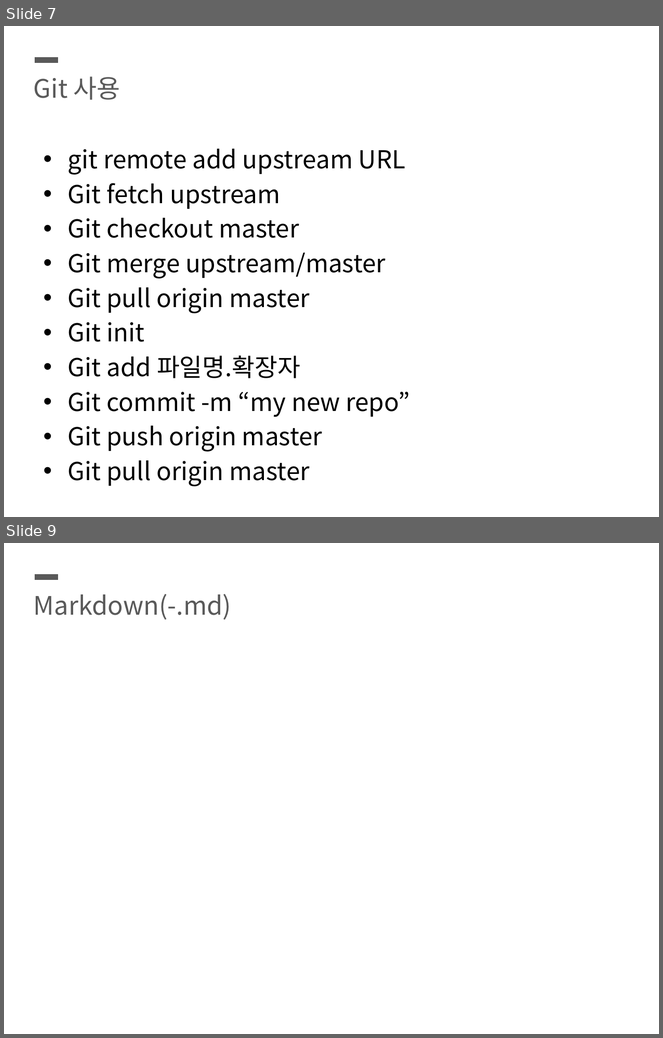
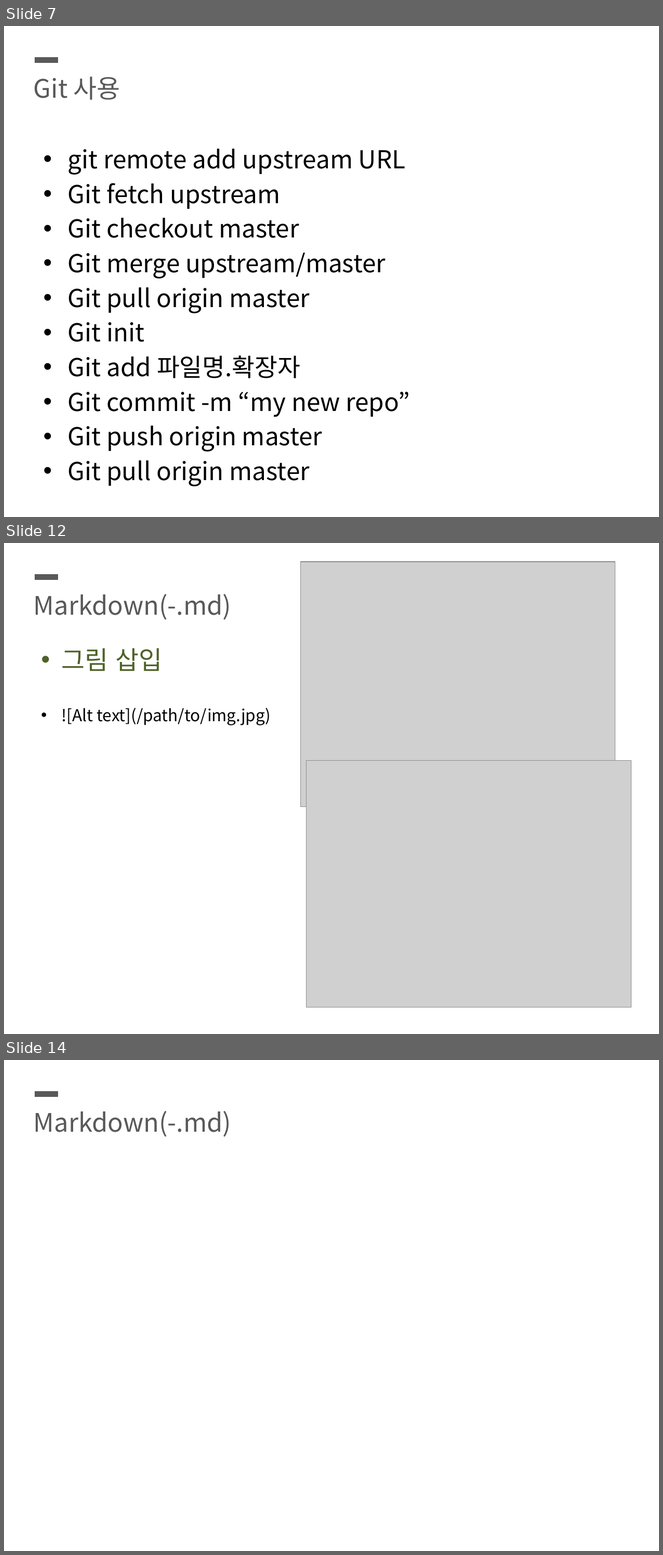
Before and after one commit to SeunghyunKing/OS_blue09, a slide deck: ppt.pptx. Shown one above the other, each under a label of ours: slides 7 and 9 before the commit, slides 7, 12 and 14 after it; the slides between them are not shown. The pictures are 663x1038 and 663x1555 pixels, drawn with LibreOffice and Linux fonts; fonts in the diff are those of the drawing; grey boxes stand for pictures. Boxes give left, top, right and bottom in pixels: in the first picture for what was removed or moved away, otherwise in the second. Text is boxed around its words. In the diff, an @@ line names an element or a change of style, - is before the commit and + after.

```diff
--- a/ppt.pptx
+++ b/ppt.pptx
@@ slide 12 added at [4, 543, 659, 1034], background #FFFFFF @@
@@ picture added at [301, 562, 616, 807] @@
@@ line added from (35, 577) to (59, 577), #595959 6 pt @@
@@ text added at [34, 594, 232, 620], 28 pt, text #595959 @@
+Markdown(-.md)
@@ text added at [62, 648, 271, 726], 18 pt, text #000000 @@
+• 그림 삽입
+• ![Alt text](/path/to/img.jpg)
@@ picture added at [307, 760, 632, 1007] @@
@@ what was slide 9 is now slide 14 @@
```
Also in this commit, not shown: 1 slide changed, 6 other slides added.
